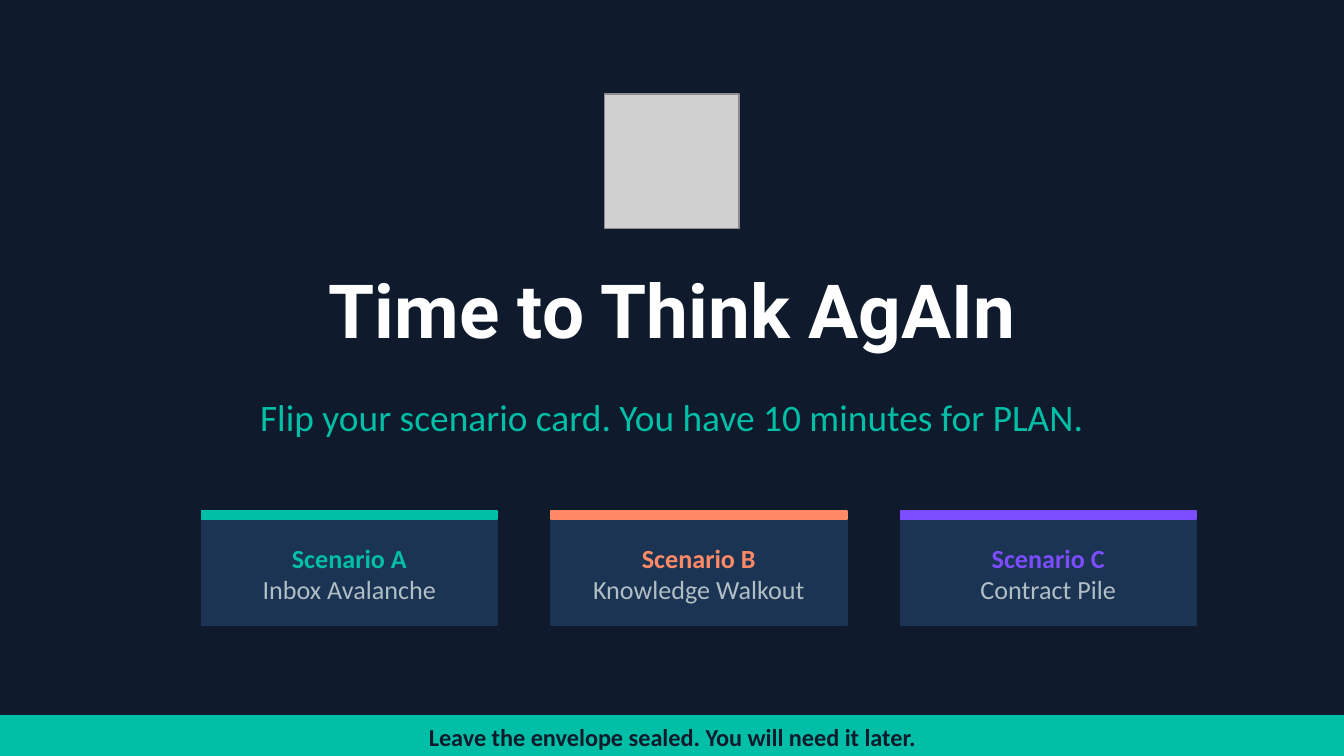
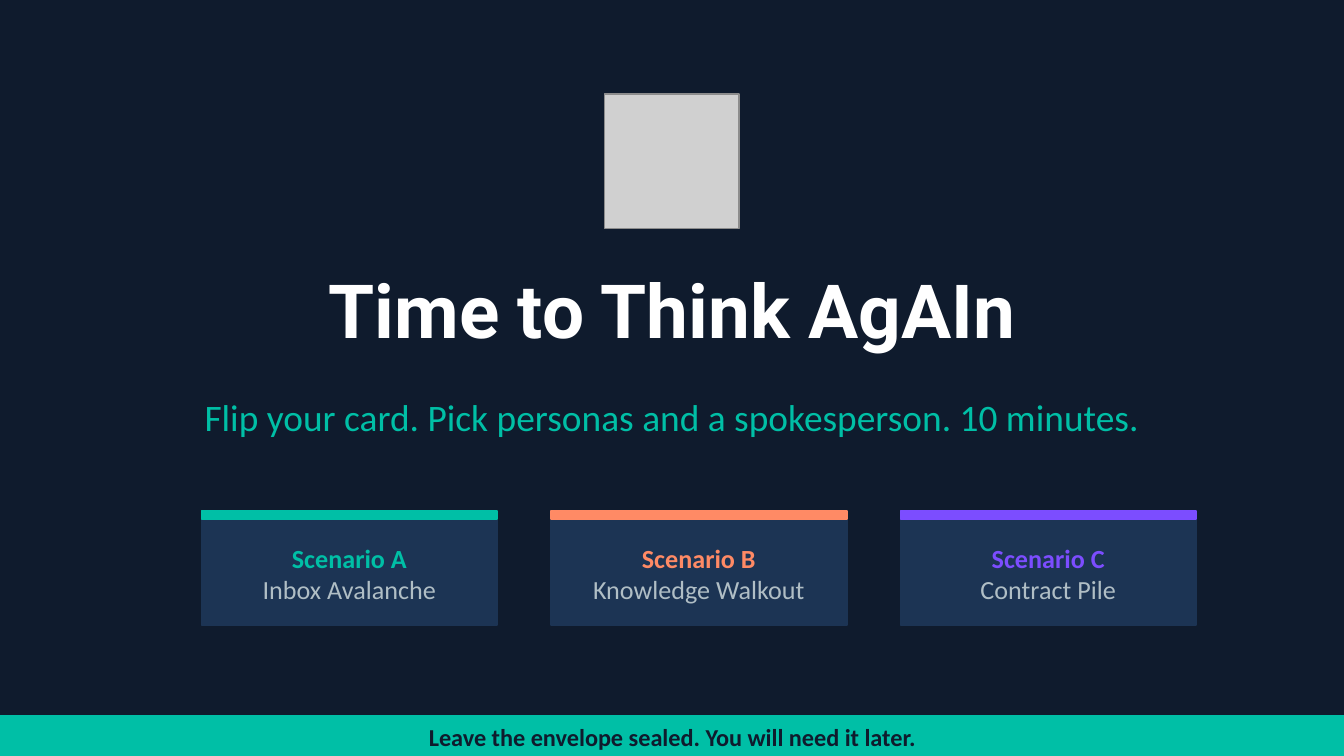
Before and after one commit to kwartler/Vienna_Dec_26, a slide deck: slide 3 of pdca_exercise/PDCA_Exercise_Deck.pptx. Drawn at 1344x756 pixels with LibreOffice and Linux fonts; fonts in the diff are those of the drawing; grey boxes stand for pictures. Boxes give left, top, right and bottom in pixels: in the first picture for what was removed or moved away, otherwise in the second. Text is boxed around its words. In the diff, an @@ line names an element or a change of style, - is before the commit and + after.

```diff
--- a/pdca_exercise/PDCA_Exercise_Deck.pptx
+++ b/pdca_exercise/PDCA_Exercise_Deck.pptx
@@ text at (205, 405, 1138, 437): text changed @@
-Flip your scenario card. You have 10 minutes for PLAN.
+Flip your card. Pick personas and a spokesperson. 10 minutes.
```
Also in this commit, not shown: 6 other slides changed, 2 slides added, 5 other files.
